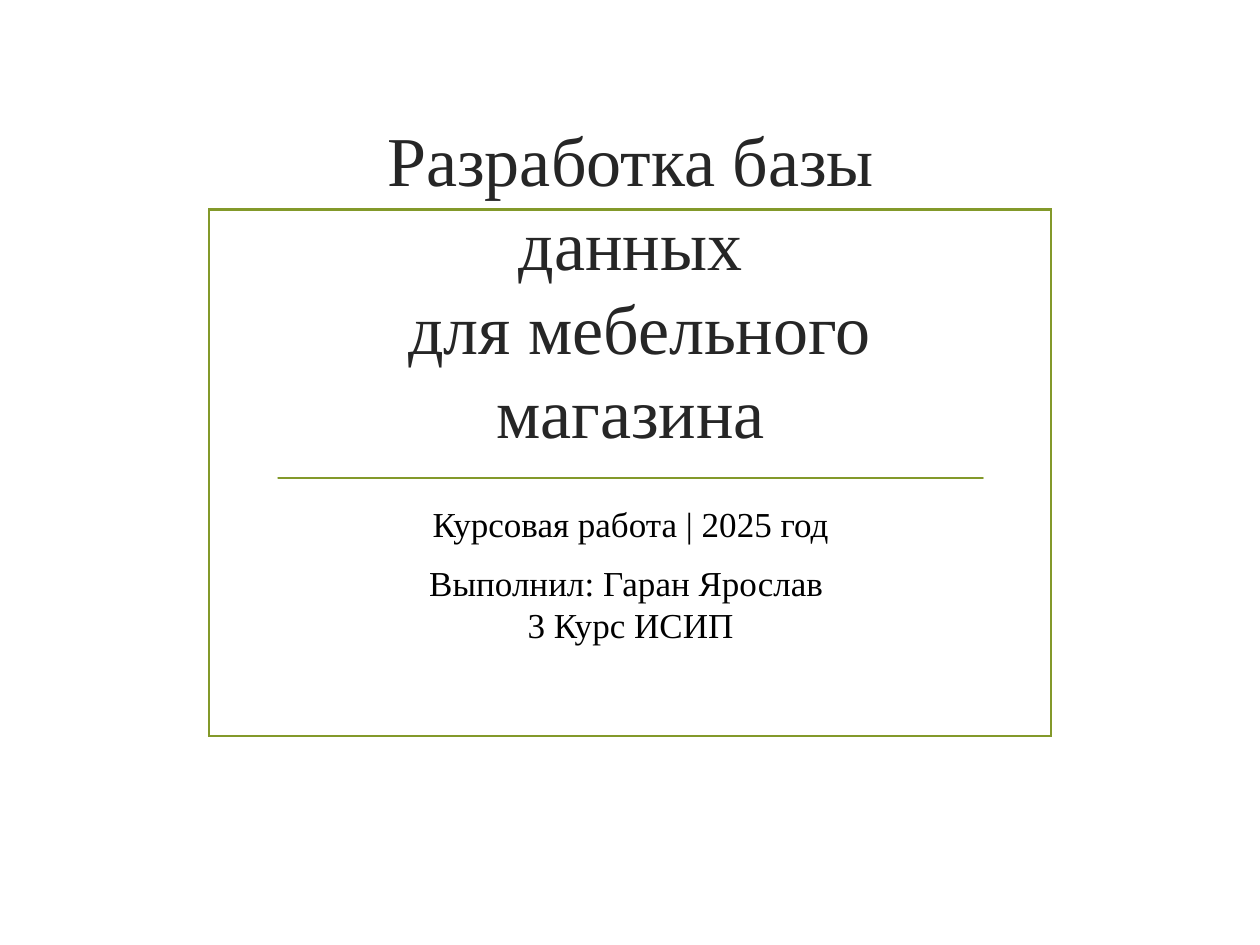
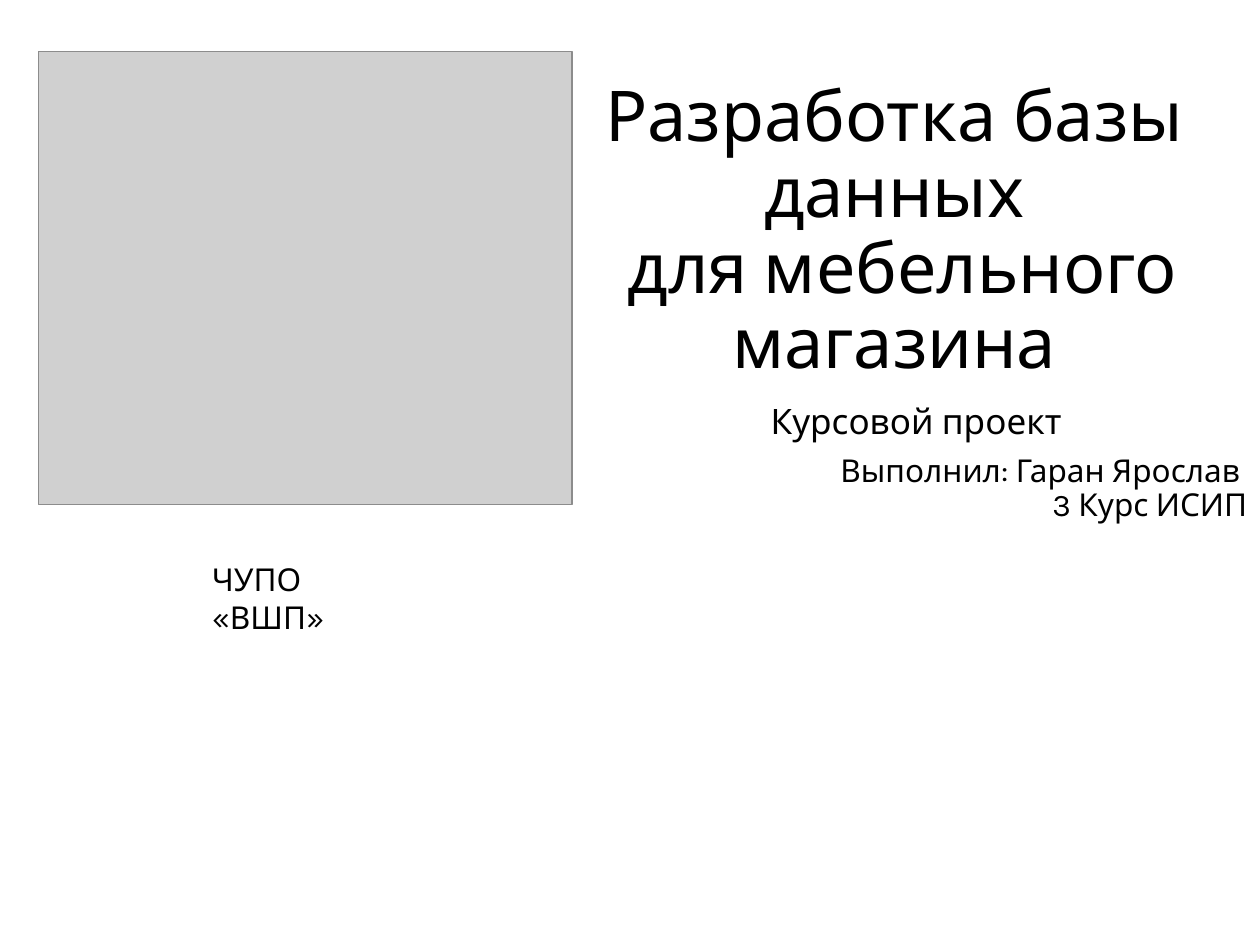
Before and after one commit to Yarikttyui/Garan-Yaroslav, a slide deck: slide 1 of Гаран презентация.pptx. Drawn at 1260x945 pixels with LibreOffice and Linux fonts; fonts in the diff are those of the drawing; grey boxes stand for pictures; background and template pictures are left out. Boxes give left, top, right and bottom in pixels: in the first picture for what was removed or moved away, otherwise in the second. Text is boxed around its words. In the diff, an @@ line names an element or a change of style, - is before the commit and + after.

```diff
--- a/Гаран презентация.pptx
+++ b/Гаран презентация.pptx
@@ title "Разработка базы данных для мебельного ..." moved from (x1=387, y1=136, x2=874, y2=439) to (x1=606, y1=87, x2=1183, y2=369) @@
@@ title "Разработка базы данных для мебельного ..." at (x1=606, y1=87, x2=1183, y2=369): font Times New Roman to Karla, text colour #262626 to #000000; line spacing 1 to 0.9 @@
@@ picture added at (x1=39, y1=52, x2=572, y2=504) @@
@@ rectangle removed at (x1=209, y1=209, x2=1052, y2=736) @@
@@ subtitle "Курсовой проект" moved from (x1=429, y1=512, x2=829, y2=645) to (x1=771, y1=407, x2=1247, y2=524) @@
@@ subtitle at (x1=771, y1=407, x2=1062, y2=443): text changed; font Times New Roman to Karla @@
-Курсовая работа | 2025 год
+Курсовой проект
@@ line removed from (278, 479) to (983, 479) @@
@@ subtitle at (x1=840, y1=459, x2=1247, y2=524): size 20 to 18 pt, font Times New Roman to Karla in "Выполнил: Гаран Ярослав 3 Курс ИСИП"; alignment centre to right; line spacing 1 to 0.9; less space between paragraphs @@
@@ text added at (x1=212, y1=568, x2=306, y2=629), 18 pt, text #000000 @@
+ЧУПО «ВШП»
```
